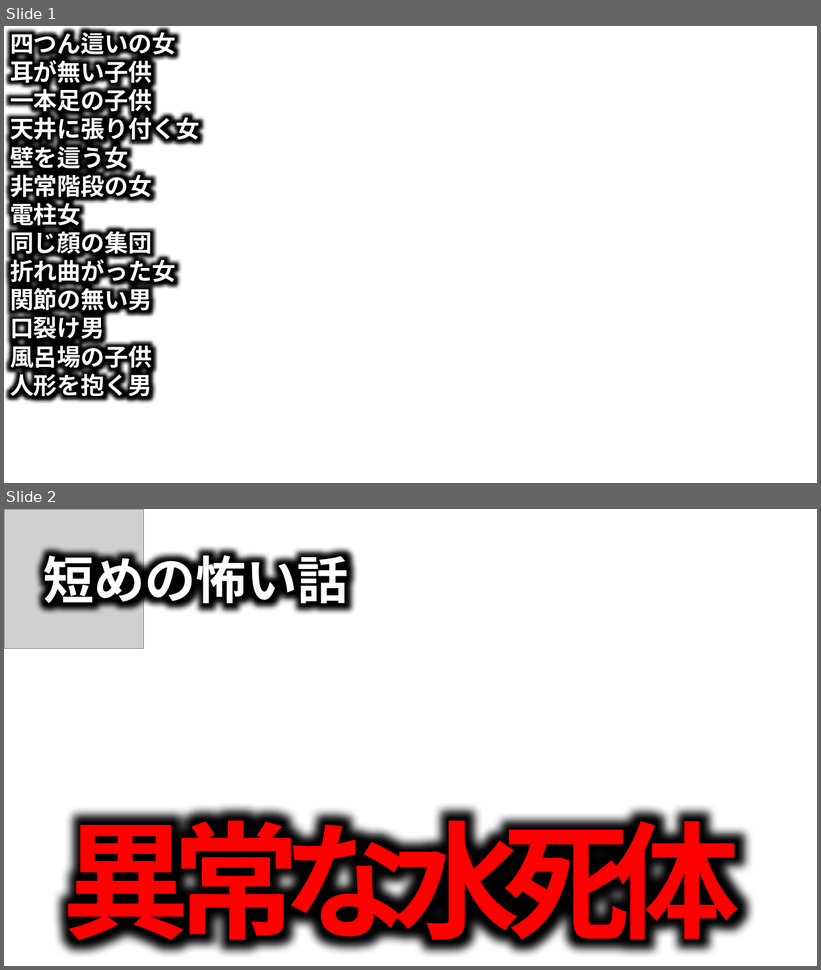
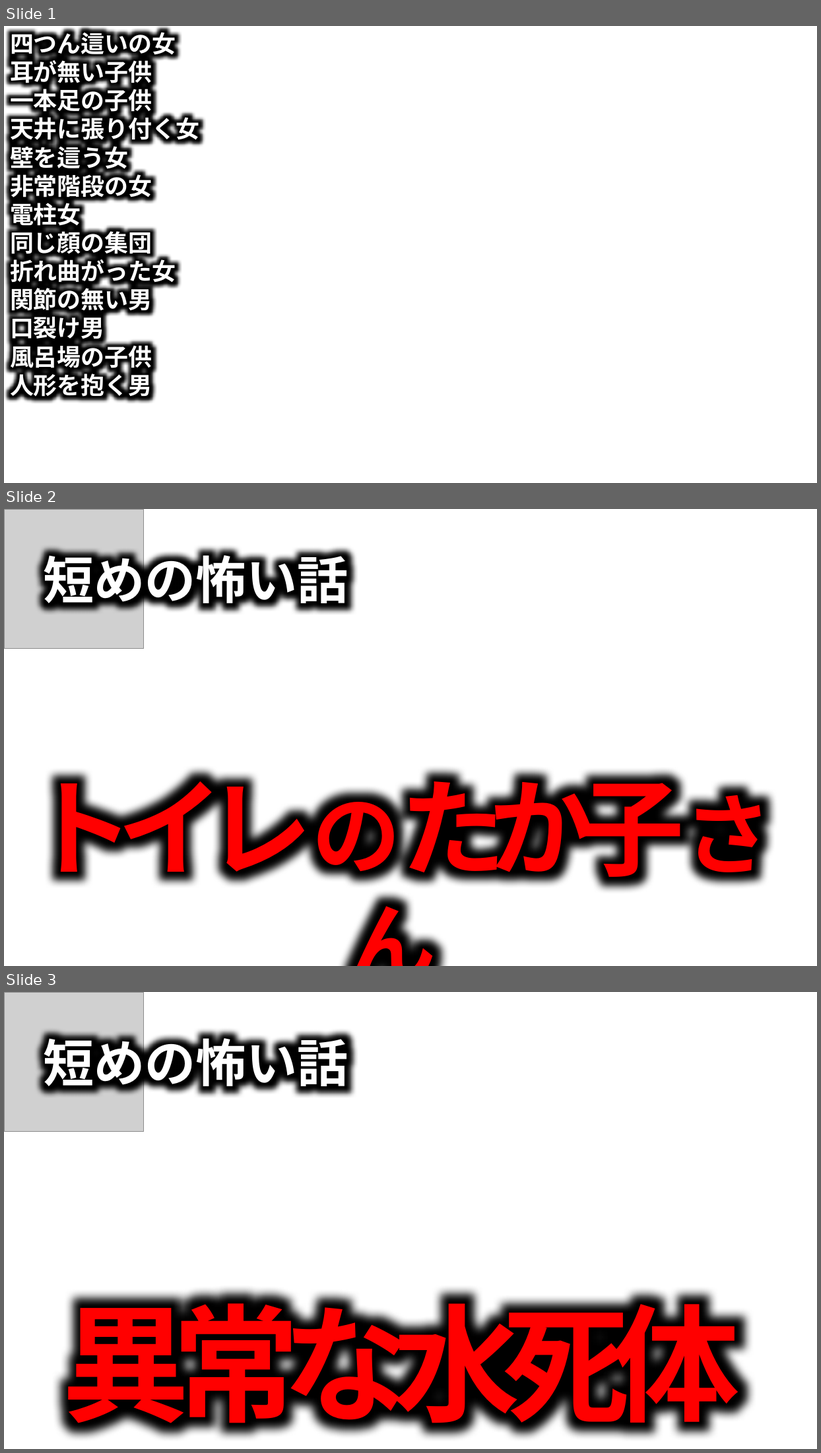
Before and after one commit to takeko333/ContentGenerator, a slide deck: bkup/Channels/ほたてまだこ/サムネイル_Horror.pptx. Shown one above the other, each under a label of ours: slides 1 and 2 before the commit, slides 1, 2 and 3 after it. The pictures are 821x970 and 821x1453 pixels, drawn with LibreOffice and Linux fonts; fonts in the diff are those of the drawing; grey boxes stand for pictures; background and template pictures are left out. Boxes give left, top, right and bottom in pixels: in the first picture for what was removed or moved away, otherwise in the second. Text is boxed around its words. In the diff, an @@ line names an element or a change of style, - is before the commit and + after.

Commit message:
261017

```diff
--- a/bkup/Channels/ほたてまだこ/サムネイル_Horror.pptx
+++ b/bkup/Channels/ほたてまだこ/サムネイル_Horror.pptx
@@ slide 2 added at [4, 509, 817, 966], background picture (left out) @@
@@ picture added at [4, 509, 144, 649] @@
@@ text added at [44, 547, 349, 612], 60 pt, text #FFFFFF, bold @@
+短めの怖い話
@@ text added at [28, 760, 772, 893], 125 pt, text gradient #FF0000 to #000000, bold @@
+トイレのたか子さん
@@ what was slide 2 is now slide 3 @@
```
